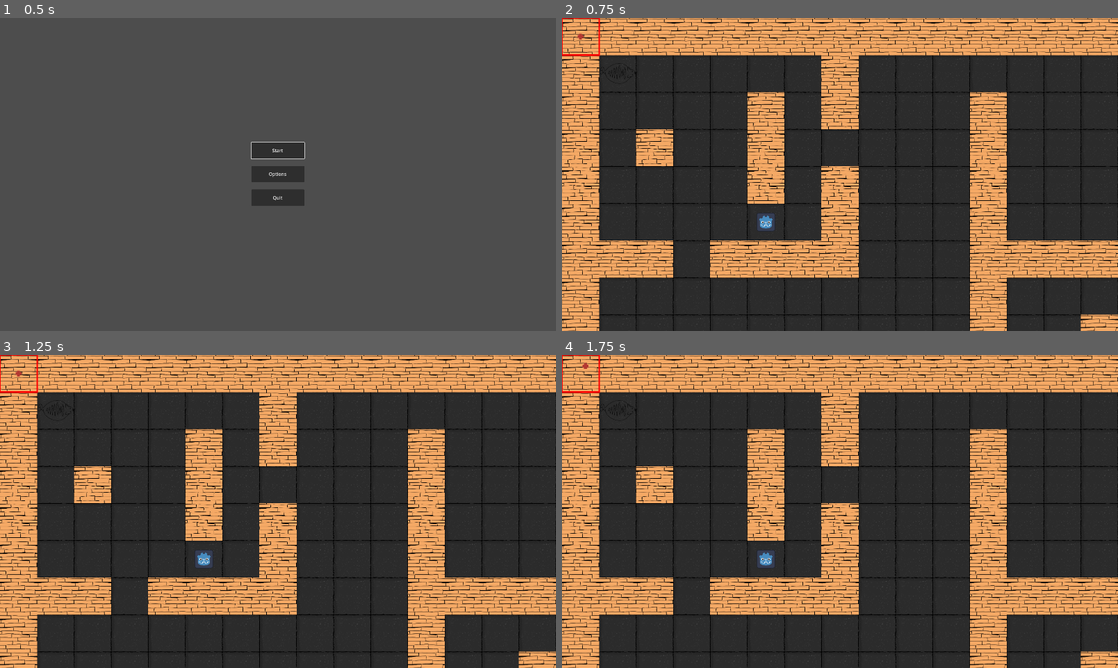
Above: before the commit, frames 1-4 (two rows, left to right).
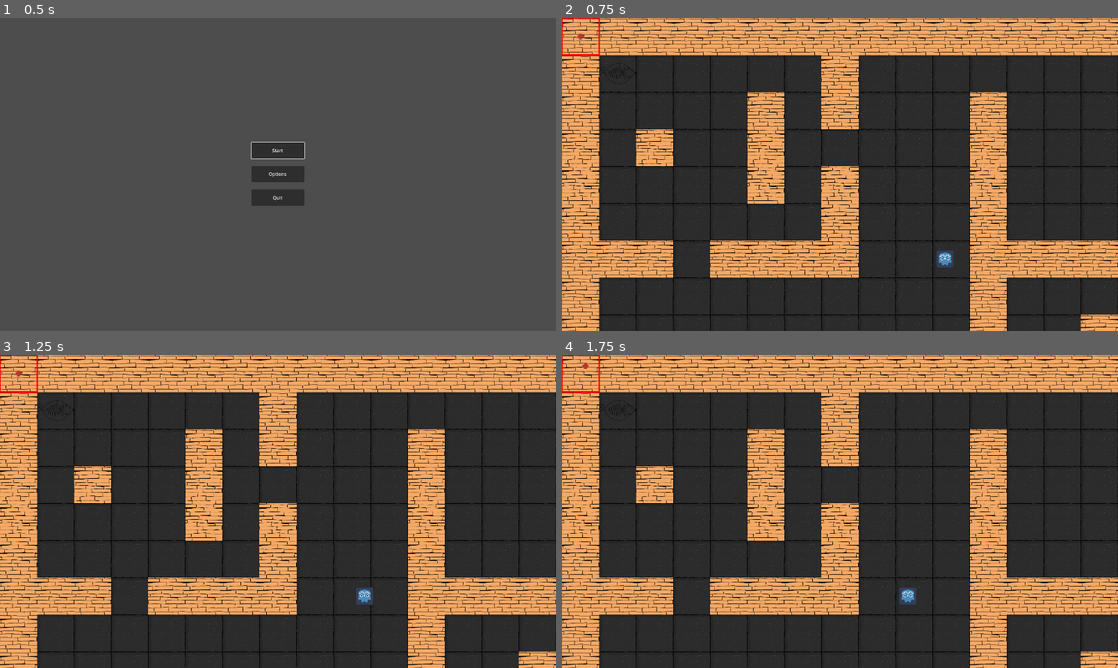
Above: after the commit, the same moments.

Repository: MatthieuD134/project-gwj63
Game: Godot game, scene res://menus/main_menu.tscn
Two runs of this game, one before a commit and one after it. Both use one fixed random seed, a clock stepped at 60 frames per second and the inputs below.
Inputs (mouse positions are in pixels of both pictures, inside the frame that each line leads up to):
- Up to frame 1 (0.5 s): no input
- Up to frame 2 (0.75 s): click "Start" at 0.5 s
- Up to frame 3 (1.25 s): no input
- Up to frame 4 (1.75 s): tap Enter (ui_accept) at 1.25, 1.52 s; move the mouse to (962, 495) at 1.27 s; press the mouse at (962, 495) at 1.28 s; hold Right (ui_right) from 1.28 s (still down)

Frame 1 is identical in both runs. In frame 2, 0.3% of the frame differs, in the area x 35-71%, y 62-80%; in frame 3, 0.3%, in the area x 35-68%, y 62-80%; in frame 4, 0.3%.

Commit message:
better enemy behaviour

Diff:
--- a/entities/unit/enemy/enemy.gd
+++ b/entities/unit/enemy/enemy.gd
@@ -27,7 +27,6 @@
 		player.connect("walk_finished", _on_player_walk_finished )
 	# start timer to trigger movement as well as setting game state
 	self.current_state = game_state.PATROLLING
-	self.trigger_movement_timer.start()
 
 # Called every frame. 'delta' is the elapsed time since the previous frame.
 func _process(delta):
@@ -64,10 +63,10 @@
 	# enables the collision mask layer 1 and 3
 	var cell_size = self.grid.cell_size.x
 	var queries: Array[PhysicsRayQueryParameters2D] = [
-		PhysicsRayQueryParameters2D.create(self.sprite.global_position, player.global_position + Vector2(0, -cell_size), int(pow(2, 1-1) + pow(2, 3-1)), [self]), # top
-		PhysicsRayQueryParameters2D.create(self.sprite.global_position, player.global_position + Vector2(cell_size, 0), int(pow(2, 1-1) + pow(2, 3-1)), [self]), # right
-		PhysicsRayQueryParameters2D.create(self.sprite.global_position, player.global_position + Vector2(0, cell_size), int(pow(2, 1-1) + pow(2, 3-1)), [self]), # bottom
-		PhysicsRayQueryParameters2D.create(self.sprite.global_position, player.global_position + Vector2(-cell_size, 0), int(pow(2, 1-1) + pow(2, 3-1)), [self]) # left
+		PhysicsRayQueryParameters2D.create(self.sprite.global_position, player.global_position + Vector2(0, -cell_size/3), int(pow(2, 1-1) + pow(2, 3-1)), [self]), # top
+		PhysicsRayQueryParameters2D.create(self.sprite.global_position, player.global_position + Vector2(cell_size/3, 0), int(pow(2, 1-1) + pow(2, 3-1)), [self]), # right
+		PhysicsRayQueryParameters2D.create(self.sprite.global_position, player.global_position + Vector2(0, cell_size/3), int(pow(2, 1-1) + pow(2, 3-1)), [self]), # bottom
+		PhysicsRayQueryParameters2D.create(self.sprite.global_position, player.global_position + Vector2(-cell_size/3, 0), int(pow(2, 1-1) + pow(2, 3-1)), [self]) # left
 	]
 	for query in queries:
 		query.set_collide_with_areas(true)
@@ -79,7 +78,7 @@
 	return false
 
 # function to trigger enemy to chase player
-func chase_player(player: Player) -> void:
+func chase_player(_player: Player) -> void:
 	self.update_game_state(game_state.CHASING)
 	movement_triggered.emit(self)
 
--- a/entities/unit/enemy/enemy.tscn
+++ b/entities/unit/enemy/enemy.tscn
@@ -29,7 +29,7 @@
 collision_layer = 2
 
 [node name="CollisionPolygon2D" type="CollisionPolygon2D" parent="PathFollow2D/DetectionArea"]
-polygon = PackedVector2Array(0, 0, 2.08165e-12, 1536, 267, 1513, 525, 1443, 768, 1330, 987, 1177, 1177, 987, 1330, 768, 1443, 525, 1513, 267, 1536, 2.08165e-12, 1513, -267, 1443, -525, 1330, -768, 1177, -987, 987, -1177, 768, -1330, 525, -1443, 267, -1513, 2.08165e-12, -1536)
+polygon = PackedVector2Array(0, 0, 525, 1443, 768, 1330, 987, 1177, 1177, 987, 1330, 768, 1443, 525, 1513, 267, 1536, 2.08165e-12, 1513, -267, 1443, -525, 1330, -768, 1177, -987, 987, -1177, 768, -1330, 525, -1443)
 
 [node name="AnimationPlayer" type="AnimationPlayer" parent="."]
 
--- a/entities/unit/player/player.tscn
+++ b/entities/unit/player/player.tscn
@@ -6,8 +6,8 @@
 
 [sub_resource type="Curve2D" id="Curve2D_yi8uf"]
 
-[sub_resource type="RectangleShape2D" id="RectangleShape2D_nshmv"]
-size = Vector2(256, 256)
+[sub_resource type="CircleShape2D" id="CircleShape2D_32q3q"]
+radius = 100.0
 
 [node name="Player" type="Path2D" node_paths=PackedStringArray("sprite") groups=["player"]]
 curve = SubResource("Curve2D_yi8uf")
@@ -28,7 +28,7 @@
 unit = NodePath("../..")
 
 [node name="CollisionShape2D" type="CollisionShape2D" parent="PathFollow2D/PlayerDetectionShape"]
-shape = SubResource("RectangleShape2D_nshmv")
+shape = SubResource("CircleShape2D_32q3q")
 
 [node name="AnimationPlayer" type="AnimationPlayer" parent="."]
 
--- a/scenes/common/game_board.gd
+++ b/scenes/common/game_board.gd
@@ -17,6 +17,7 @@
 var theme : AudioStreamPlayer
 
 var _pathfinder: PathFinder
+
 
 
 # We use a dictionary to keep track of the units that are on the board. Each key-value pair in the
@@ -86,14 +87,14 @@
 #		_units[unit.cell] = unit
 
 # Returns an array of cells a given unit can walk using the flood fill algorithm.
-func get_walkable_cells(unit: Unit) -> Array:
+func get_walkable_cells(unit: Unit) -> Array[Vector2]:
 	return _flood_fill(unit.cell, unit.move_range, unit == player)
 
 
 # Returns an array with all the coordinates of walkable cells based on the `max_distance`.
-func _flood_fill(cell: Vector2, max_distance: int, is_player: bool) -> Array:
+func _flood_fill(cell: Vector2, max_distance: int, is_player: bool) -> Array[Vector2]:
 	# This is the array of walkable cells the algorithm outputs.
-	var array := []
+	var array : Array[Vector2]= []
 	# The way we implemented the flood fill here is by using a stack. In that stack, we store every
 	# cell we want to apply the flood fill algorithm to.
 	var stack := [cell]
@@ -145,6 +146,7 @@
 
 	if is_occupied(new_cell, unit == player) or not new_cell in walkable_cells:
 		return
+
 	# When moving a unit, we need to update our `_units` dictionary. We instantly save it in the
 	# target cell even if the unit itself will take time to walk there.
 	# While it's walking, the unit won't be able to issue new commands.
@@ -153,12 +155,6 @@
 
 	# We then ask the unit to walk along the path stored in the UnitPath instance and wait until it
 	# finished.
-	var path := _pathfinder.calculate_point_path(unit.cell, new_cell)
-	# Ensure that the path calculated is within reach
-	# The calculated path includes the unit position, so it should include a maximum of the unit movement range + 1
-	# TODO: we might want to remove that check in the future and instead use a system of wether the cell is within reach AND in the unit's sight
-	if path.size() > unit.move_range + 1:
-		return
 	unit.walk_along(_pathfinder.calculate_point_path(unit.cell, new_cell))
 #	await unit.walk_finished
 
@@ -173,8 +169,10 @@
 
 # randomly chose a marker that is on a different cell than the current enemy and within range, then move enemy
 func move_enemy_to_next_marker(enemy: Enemy) -> void:
-	var filtered_marker_array = _enemy_patrol_key_cells.keys().filter(func(cell: Vector2): return cell != enemy.cell and cell.distance_to(enemy.cell) <= enemy.move_range)
-	self._move_unit(enemy, filtered_marker_array[randi() % filtered_marker_array.size()])
+	var walkable_cells := get_walkable_cells(enemy)
+	var filtered_marker_array := _enemy_patrol_key_cells.keys().filter(func(cell: Vector2): return cell != enemy.cell and cell in walkable_cells)
+	var random_marker_cell = filtered_marker_array[randi() % filtered_marker_array.size()]
+	self._move_unit(enemy, random_marker_cell)
 
 func move_enemy(enemy: Enemy) -> void:
 	match enemy.current_state:
--- a/scenes/main/main.tscn
+++ b/scenes/main/main.tscn
@@ -153,7 +153,8 @@
 [node name="Enemies" type="Node2D" parent="GameBoard"]
 
 [node name="Enemy" parent="GameBoard/Enemies" instance=ExtResource("9_sq0c2")]
-position = Vector2(1408, 1408)
+position = Vector2(2688, 1664)
+move_range = 10
 move_speed = 256.0
 
 [node name="Player" parent="GameBoard" instance=ExtResource("9_p1nm4")]
@@ -163,10 +164,10 @@
 [node name="EnemiesPatrolKeyPoints" type="Node2D" parent="GameBoard"]
 
 [node name="Marker2D" type="Marker2D" parent="GameBoard/EnemiesPatrolKeyPoints" groups=["enemy_patrol_key_markers"]]
-position = Vector2(640, 2176)
+position = Vector2(1167, 2171)
 
 [node name="Marker2D2" type="Marker2D" parent="GameBoard/EnemiesPatrolKeyPoints" groups=["enemy_patrol_key_markers"]]
-position = Vector2(3486, 888)
+position = Vector2(3140, 883)
 
 [node name="Marker2D3" type="Marker2D" parent="GameBoard/EnemiesPatrolKeyPoints" groups=["enemy_patrol_key_markers"]]
 position = Vector2(1158, 412)
@@ -174,6 +175,24 @@
 [node name="Marker2D4" type="Marker2D" parent="GameBoard/EnemiesPatrolKeyPoints" groups=["enemy_patrol_key_markers"]]
 position = Vector2(2436, 2954)
 
+[node name="Marker2D5" type="Marker2D" parent="GameBoard/EnemiesPatrolKeyPoints" groups=["enemy_patrol_key_markers"]]
+position = Vector2(2693, 1671)
+
+[node name="Marker2D6" type="Marker2D" parent="GameBoard/EnemiesPatrolKeyPoints" groups=["enemy_patrol_key_markers"]]
+position = Vector2(3988, 2431)
+
+[node name="Marker2D7" type="Marker2D" parent="GameBoard/EnemiesPatrolKeyPoints" groups=["enemy_patrol_key_markers"]]
+position = Vector2(3197, 1937)
+
+[node name="Marker2D8" type="Marker2D" parent="GameBoard/EnemiesPatrolKeyPoints" groups=["enemy_patrol_key_markers"]]
+position = Vector2(911, 3188)
+
+[node name="Marker2D9" type="Marker2D" parent="GameBoard/EnemiesPatrolKeyPoints" groups=["enemy_patrol_key_markers"]]
+position = Vector2(2675, 3705)
+
+[node name="Marker2D10" type="Marker2D" parent="GameBoard/EnemiesPatrolKeyPoints" groups=["enemy_patrol_key_markers"]]
+position = Vector2(4731, 886)
+
 [node name="Chase Theme" type="AudioStreamPlayer" parent="GameBoard"]
 stream = ExtResource("11_5p6yg")
 
Not shown, changed: Audio/Chasing Enemy.ogg.import
Not shown, changed: Audio/Patrolling Enemy.ogg.import
Not shown, changed: Audio/Suspicious Enemy.ogg.import
